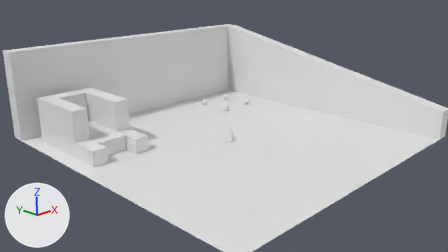
The Blender file data_src/testlevel.blend, before and after one commit.
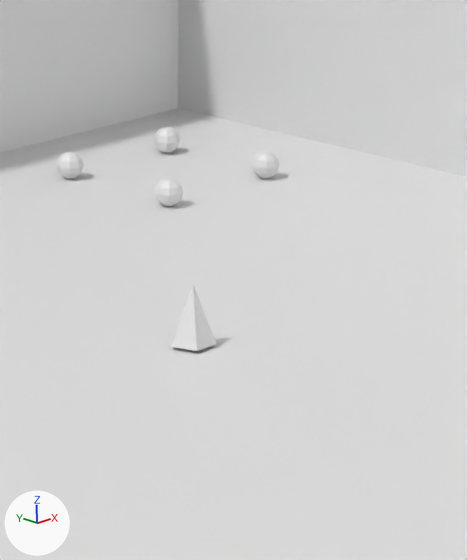
The first picture shows the older version from the file's camera 'Camera'. The close-ups show both versions on the part from 42% to 65% of the width and 26% to 74% of the height of that picture. Lighting does not change. The marker at lower left points along +X, +Y and +Z.
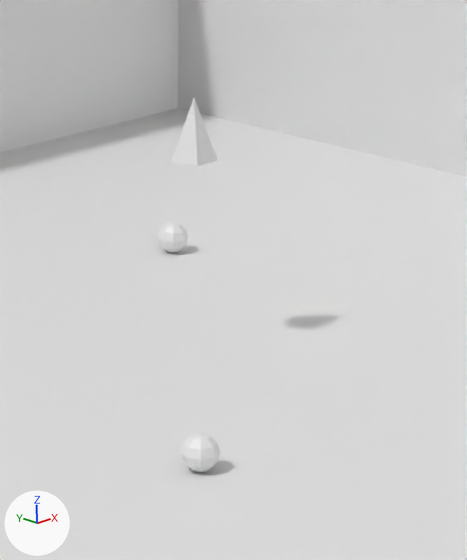
What differs and where, as boxes (x1, y1, x2, y2) in the close-ups (467 x 560 px):
'Cone', moved
    before: (171, 285, 216, 351)
    after: (171, 98, 218, 166)
'Sphere', moved
    before: (154, 127, 180, 153)
    after: (180, 432, 220, 472)
'Sphere.001', moved
    before: (56, 152, 84, 178)
    after: (158, 222, 188, 252)
'Sphere.002', moved (not visible afterwards)
    before: (155, 178, 183, 206)
'Sphere.003', moved (not visible afterwards)
    before: (252, 151, 279, 178)

Diff of the bpy script that builds the scene:
```diff
--- a/data_src/testlevel.blend.py
+++ b/data_src/testlevel.blend.py
@@ ob_sphere_003 @@
 ob_sphere_003 = bpy.data.objects.new('Sphere.003', me_sphere_003)
-ob_sphere_003.location = (14.75, 10.49, 0.5)
+ob_sphere_003.location = (6.2, -6.7, 0.5)
 ob_sphere_003.scale = (0.5, 0.5, 0.5)
@@ ob_sphere_002 @@
 ob_sphere_002 = bpy.data.objects.new('Sphere.002', me_sphere_002)
-ob_sphere_002.location = (9.75, 10.49, 0.5)
+ob_sphere_002.location = (-6.43, 6.54, 0.5)
 ob_sphere_002.scale = (0.5, 0.5, 0.5)
@@ ob_sphere_001 @@
 ob_sphere_001 = bpy.data.objects.new('Sphere.001', me_sphere_001)
-ob_sphere_001.location = (9.75, 15.49, 0.5)
+ob_sphere_001.location = (6.05, 6.69, 0.5)
 ob_sphere_001.scale = (0.5, 0.5, 0.5)
@@ ob_sphere @@
 ob_sphere = bpy.data.objects.new('Sphere', me_sphere)
-ob_sphere.location = (14.75, 15.49, 0.5)
+ob_sphere.location = (-6.47, -6.47, 0.5)
 ob_sphere.scale = (0.5, 0.5, 0.5)
@@ ob_cone @@
 ob_cone = bpy.data.objects.new('Cone', me_cone_001)
-ob_cone.location = (0.0, 0.0, 0.1)
+ob_cone.location = (0.0, 0.0, 5.57)
 ob_cone.scale = (0.7, 0.7, 0.9)
```
